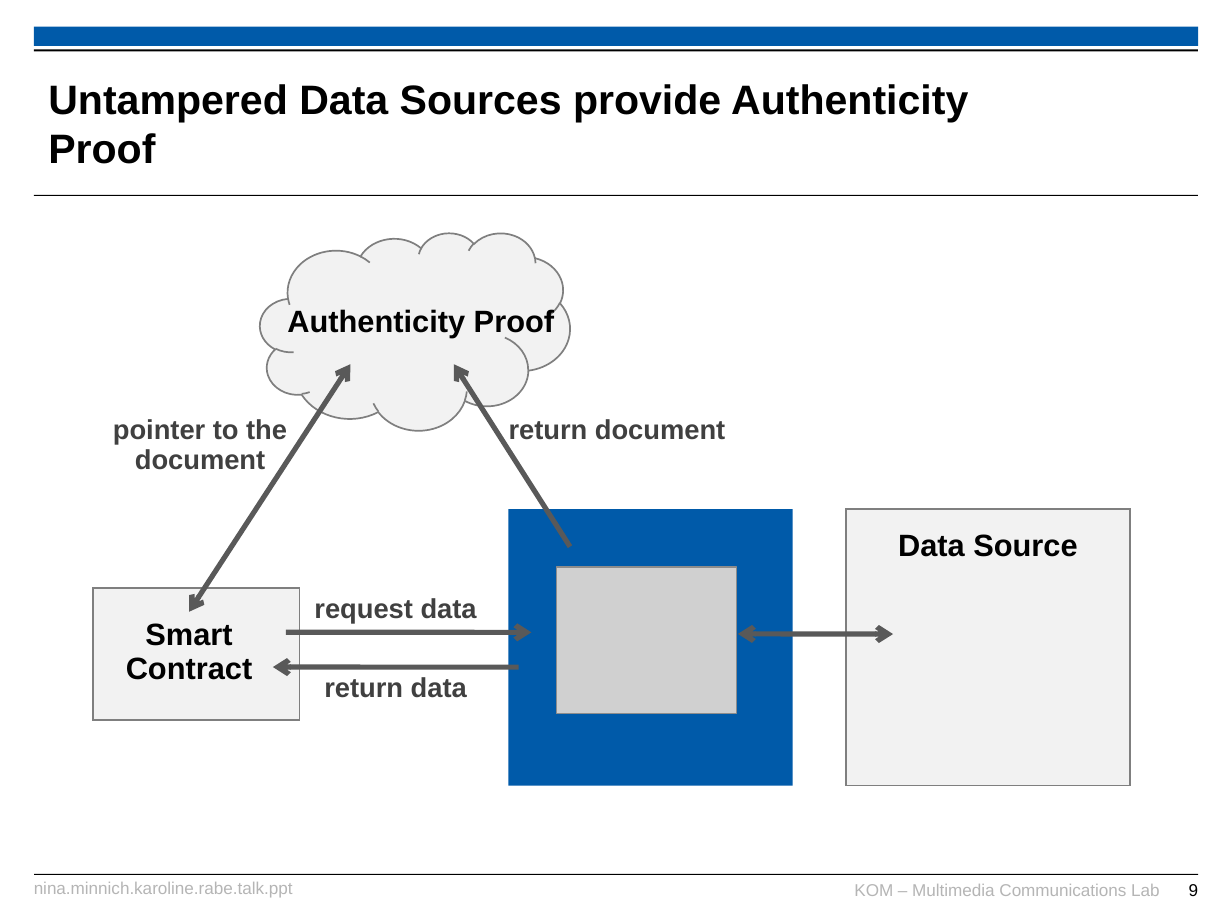
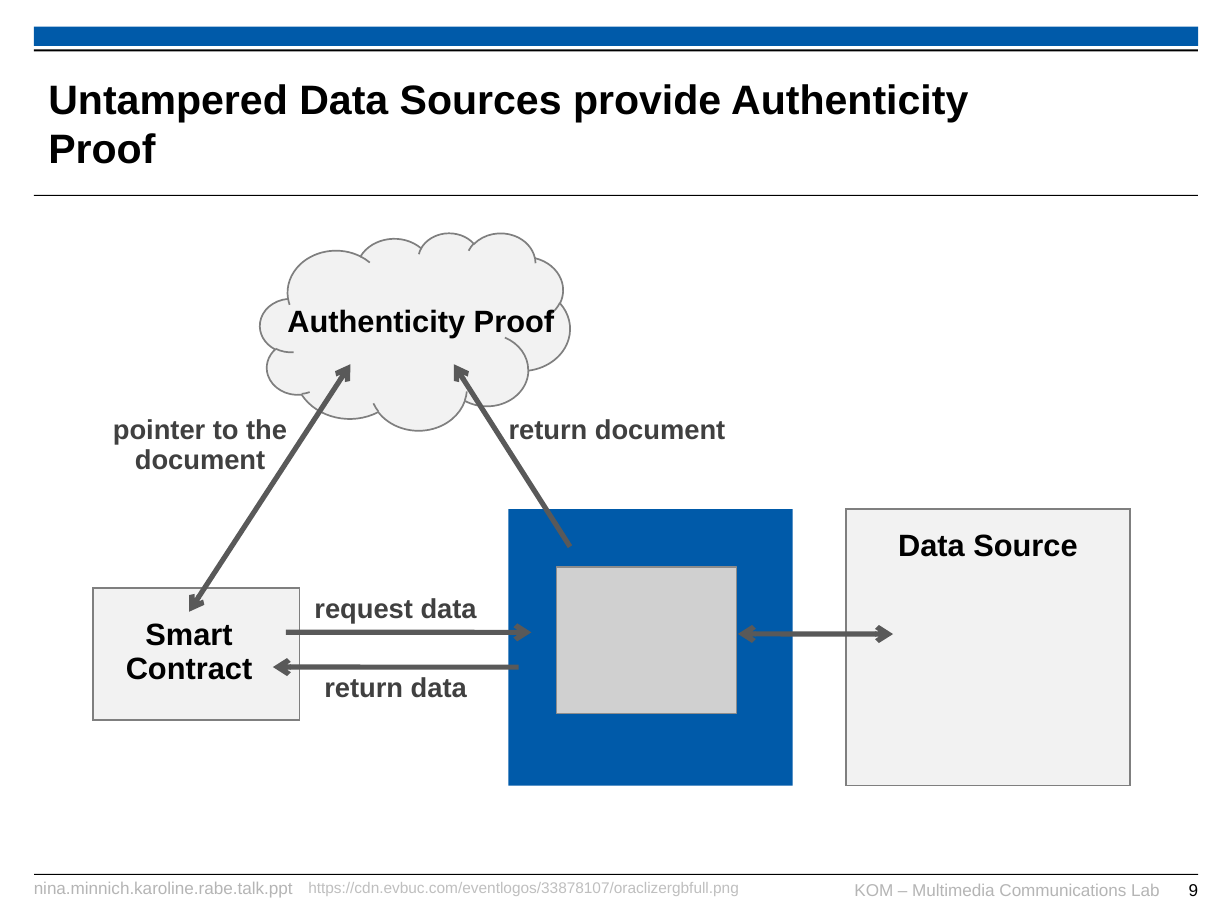
Before and after one commit to karopp/AFTIR, a slide deck: slide 9 of Nina.Minnich.Karoline.Rabe.talk.ppt. Drawn at 1232x924 pixels with LibreOffice and Linux fonts; fonts in the diff are those of the drawing; grey boxes stand for pictures; background and template pictures are left out. Boxes give left, top, right and bottom in pixels: in the first picture for what was removed or moved away, otherwise in the second. Text is boxed around its words. In the diff, an @@ line names an element or a change of style, - is before the commit and + after.

Commit message:
Korrekturen, Oraclize Abbildung, talk Oraclize reference

```diff
--- a/Nina.Minnich.Karoline.Rabe.talk.ppt
+++ b/Nina.Minnich.Karoline.Rabe.talk.ppt
@@ text added at (x1=308, y1=882, x2=739, y2=896), 9 pt, text #BFBFBF @@
+https://cdn.evbuc.com/eventlogos/33878107/oraclizergbfull.png
```
Also in this commit, not shown: 2 other files.
